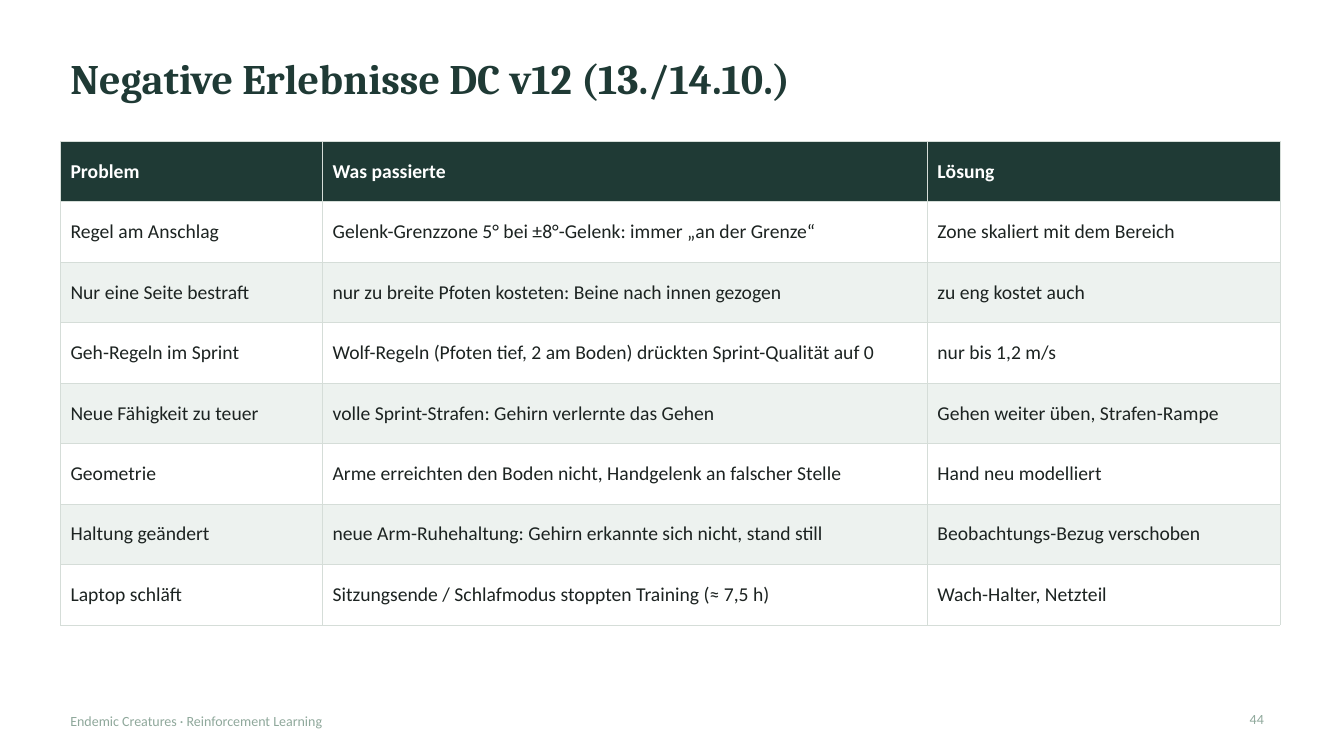
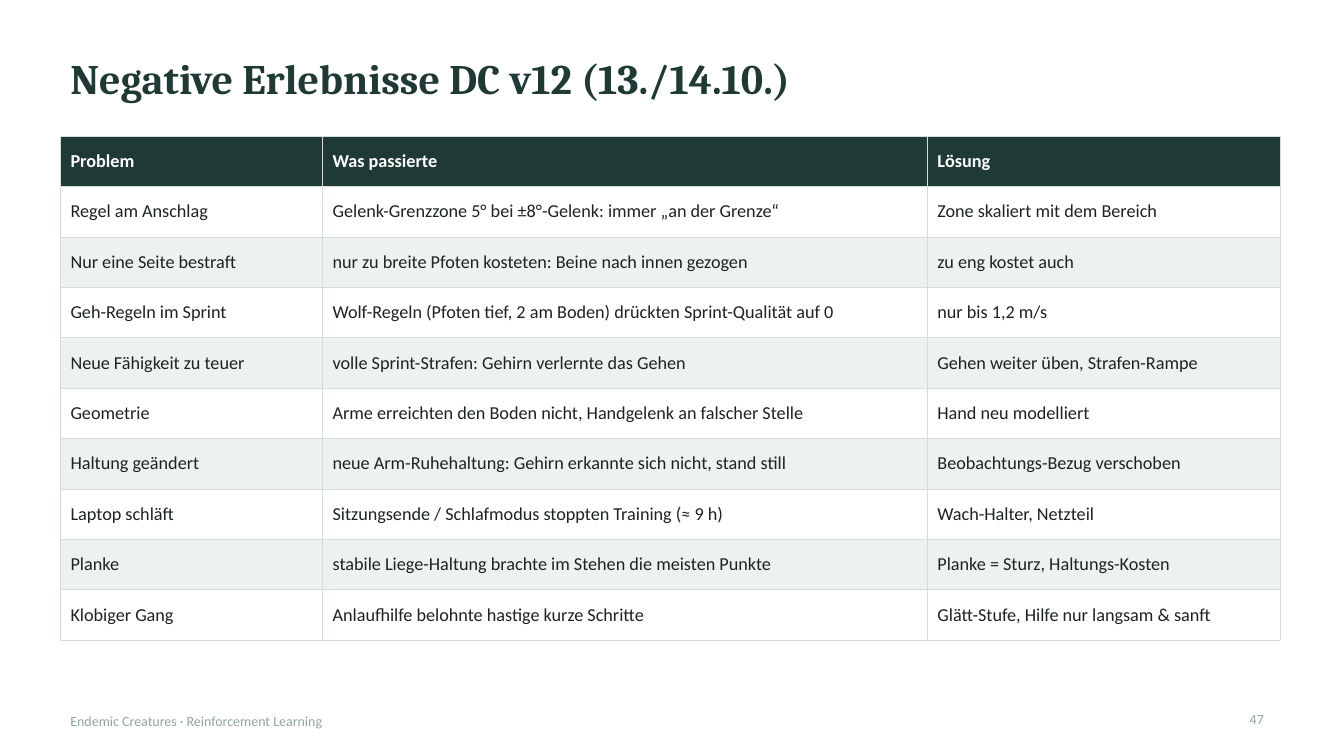
Before and after one commit to xTh0masx/Reinforcement_Learning_Creature, a slide deck: slide 47 of docs/presentation/Endemic_Creatures_RL.pptx (slide 44 before the commit). Drawn at 1344x756 pixels with LibreOffice and Linux fonts; fonts in the diff are those of the drawing. Boxes give left, top, right and bottom in pixels: in the first picture for what was removed or moved away, otherwise in the second. Text is boxed around its words. In the diff, an @@ line names an element or a change of style, - is before the commit and + after.

```diff
--- a/docs/presentation/Endemic_Creatures_RL.pptx
+++ b/docs/presentation/Endemic_Creatures_RL.pptx
@@ table at bbox=[60, 136, 1280, 628] @@
-row 8: Laptop schläft | Sitzungsende / Schlafmodus stoppten Training (≈ 7,5 h) | Wach-Halter, Netzteil
+row 8: Laptop schläft | Sitzungsende / Schlafmodus stoppten Training (≈ 9 h) | Wach-Halter, Netzteil
+row 9: Planke | stabile Liege-Haltung brachte im Stehen die meisten Punkte | Planke = Sturz, Haltungs-Kosten
+row 10: Klobiger Gang | Anlaufhilfe belohnte hastige kurze Schritte | Glätt-Stufe, Hilfe nur langsam & sanft
@@ table: place and size @@
-table at bbox=[60, 141, 1280, 609]
+table at bbox=[60, 136, 1280, 628]
@@ page number at bbox=[1250, 715, 1264, 724]: text changed @@
-44
+47
```
Also in this commit, not shown: 10 other slides changed, 3 slides added, 11 other files.
